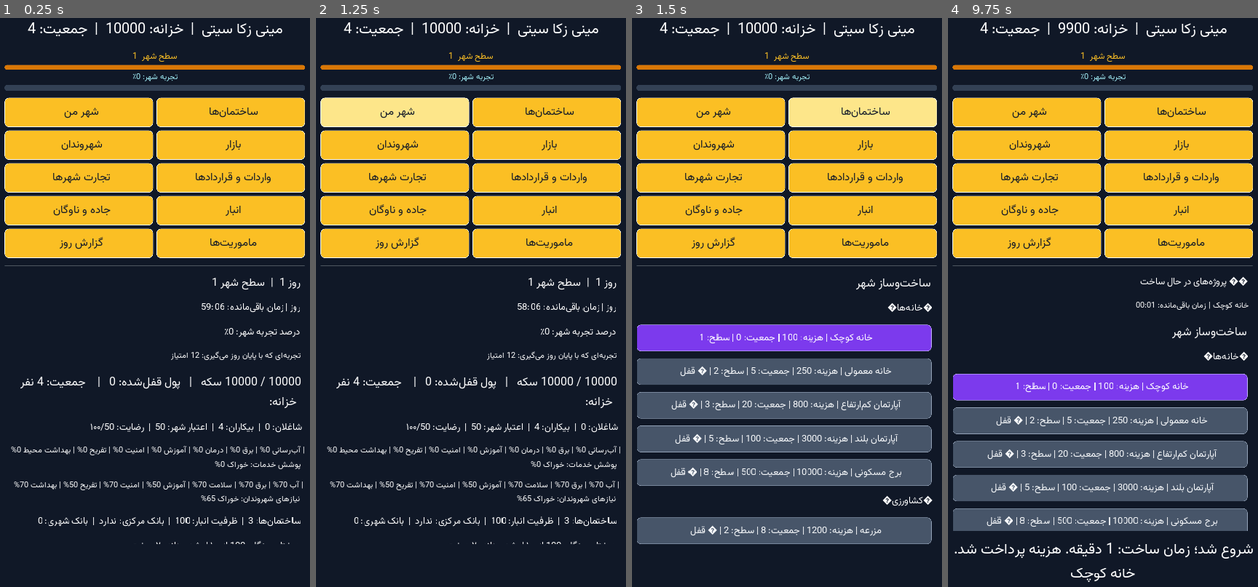
Above: before the commit, frames 1-4 (left to right).
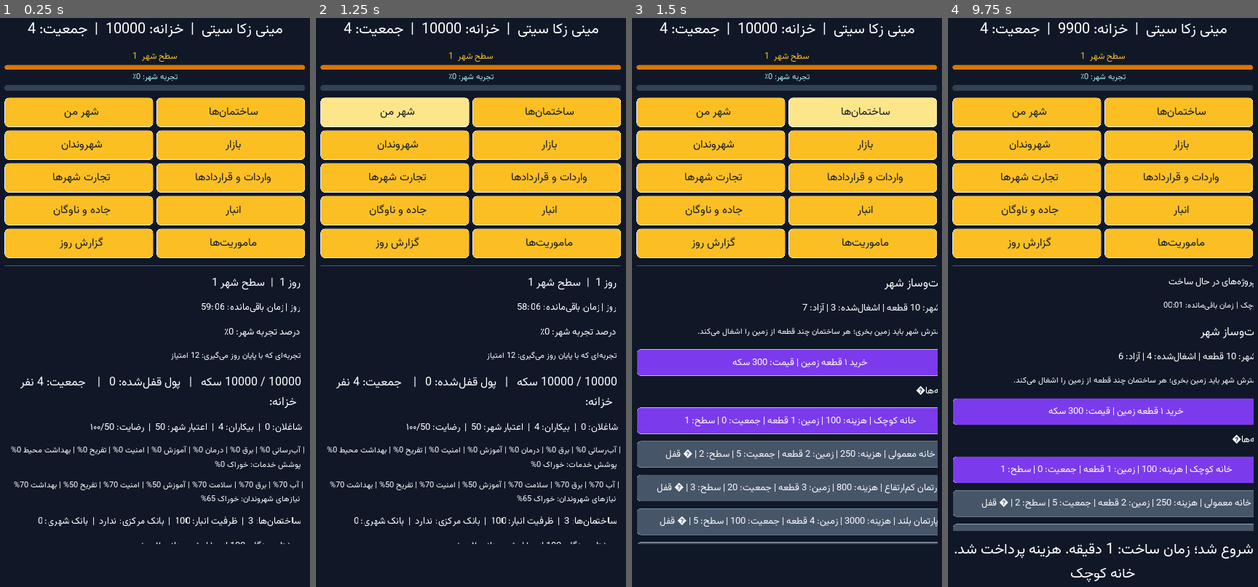
Above: after the commit, the same moments.

Repository: zekainstabot/mini-zeka-city
Game: Godot game, scene res://Main.tscn
Same seed, same stepped clock (60 frames per second), same inputs: the game is played once before the commit and once after it.
Inputs:
- Up to frame 1 (0.25 s): no input
- Up to frame 2 (1.25 s): click "ﻦﻣ ﺮﻬﺷ" at 0.5 s
- Up to frame 3 (1.5 s): click "ﺎﻫ‌ﻥﺎﻤﺘﺧﺎﺳ" at 1.25 s
- Up to frame 4 (9.75 s): click "ﻥﺍﺪﻧﻭﺮﻬﺷ" at 2 s; click "ﺭﺍﺯﺎﺑ" at 2.75 s; click "ﺎﻫﺮﻬﺷ ﺕﺭﺎﺠﺗ" at 3.5 s; click "ﺎﻫﺩﺍﺩﺭﺍﺮﻗ ﻭ ﺕﺍﺩﺭﺍﻭ" at 4.25 s; click "ﻥﺎﮔﻭﺎﻧ ﻭ ﻩﺩﺎﺟ" at 5 s; click "ﺭﺎﺒﻧﺍ" at 5.75 s; click "ﺯﻭﺭ ﺵﺭﺍﺰﮔ" at 6.5 s; click "ﺎﻫ‌ﺖﯾﺭﻮﻣﺎﻣ" at 7.25 s; click "ﻦﻣ ﺮﻬﺷ" at 8 s; click "ﺎﻫ‌ﻥﺎﻤﺘﺧﺎﺳ" at 8.75 s; click "1 :ﺢﻄﺳ | 0 :ﺖﯿﻌﻤﺟ | 100 :ﻪﻨﯾﺰ…" (after the commit: "1 :ﺢﻄﺳ | 0 :ﺖﯿﻌﻤﺟ | ﻪﻌﻄﻗ 1 :ﻦ…") at 9.5 s

Frames 1-2 are identical in both runs. In frame 3, 28% of the frame differs, in the area x 1-99%, y 45-93%; in frame 4, 22%.

Commit message:
Show land capacity, per-building land use and land purchase button

Diff:
--- a/scripts/Main.gd
+++ b/scripts/Main.gd
@@ -371,6 +371,10 @@
 			_add_button(" ذخیره شهر", self, "save_now")
 		"buildings":
 			_add_label("ساخت‌وساز شهر", 22)
+			_add_label("زمین شهر: %d قطعه | اشغال‌شده: %d | آزاد: %d" % [int(s.get("land_owned",10)),game.get_land_used(),game.get_land_free()], 19)
+			_add_label("برای گسترش شهر باید زمین بخری؛ هر ساختمان چند قطعه از زمین را اشغال می‌کند.", 15)
+			var land_button = _add_button("خرید ۱ قطعه زمین | قیمت: %d سکه" % game.get_land_unit_price(), self, "buy_land")
+			land_button.disabled = game.get_available_money() < game.get_land_unit_price()
 			var categories = ["خانه‌ها","کشاورزی","کارخانه‌ها","کسب‌وکارها","خدمات شهری","تفریح و فرهنگ","انبارها","زیرساخت"]
 			for category in categories:
 				_add_label("【"+category+"】", 18)
@@ -382,21 +386,21 @@
 					var required_level = int(data.get("level_unlock", 1))
 					var level_unlocked = int(s.level) >= required_level
 					var unlocked = population_unlocked and level_unlocked
-					var label = "%s | هزینه: %d | جمعیت: %d | سطح: %d" % [data.name,data.cost,data.unlock,required_level]
+					var label = "%s | هزینه: %d | زمین: %d قطعه | جمعیت: %d | سطح: %d" % [data.name,data.cost,game.get_land_size(id),data.unlock,required_level]
 					if not population_unlocked or not level_unlocked:
 						label += " | 🔒 قفل"
 					var b = _add_button(label, self, "build_building", [id])
-					b.disabled = not unlocked or game.get_available_money() < int(data.cost) or (id == "central_bank" and int(s.get("central_bank_rebuild_days_left",0)) > 0)
+					b.disabled = not unlocked or game.get_available_money() < int(data.cost) or game.get_land_free() < game.get_land_size(id) or (id == "central_bank" and int(s.get("central_bank_rebuild_days_left",0)) > 0)
 			# Dedicated mining section to ensure extraction buildings are always listed clearly.
 			_add_label("⛏️ معادن و استخراج", 20)
 			for mine_building_id in ["stone_mine", "iron_mine"]:
 				var mine_data = game.get_building_definitions()[mine_building_id]
 				var mine_unlocked = int(s.population) >= int(mine_data.unlock) and int(s.level) >= int(mine_data.get("level_unlock", 1))
-				var mine_text = "%s | هزینه: %d | جمعیت لازم: %d | سطح لازم: %d" % [mine_data.name, int(mine_data.cost), int(mine_data.unlock), int(mine_data.get("level_unlock", 1))]
+				var mine_text = "%s | هزینه: %d | زمین: %d قطعه | جمعیت لازم: %d | سطح لازم: %d" % [mine_data.name, int(mine_data.cost), game.get_land_size(mine_building_id), int(mine_data.unlock), int(mine_data.get("level_unlock", 1))]
 				if not mine_unlocked:
 					mine_text += " | 🔒 قفل"
 				var mine_button = _add_button(mine_text, self, "build_building", [mine_building_id])
-				mine_button.disabled = not mine_unlocked or game.get_available_money() < int(mine_data.cost)
+				mine_button.disabled = not mine_unlocked or game.get_available_money() < int(mine_data.cost) or game.get_land_free() < game.get_land_size(mine_building_id)
 			_add_label("مدیریت معادن:", 18)
 			for mine_index in range(game.get_mines().size()):
 				var mine = game.get_mines()[mine_index]
@@ -599,6 +603,11 @@
 		parts.append("%s: %d" % [game.get_resource_definitions()[id].name,game.state.resources.get(id,0)])
 	return " | ".join(parts)
 
+func buy_land():
+	var result = game.buy_land(1)
+	show_page("buildings")
+	_show_message(result.message)
+
 func build_building(id):
 	var result = game.build(id)
 	show_page("buildings")
